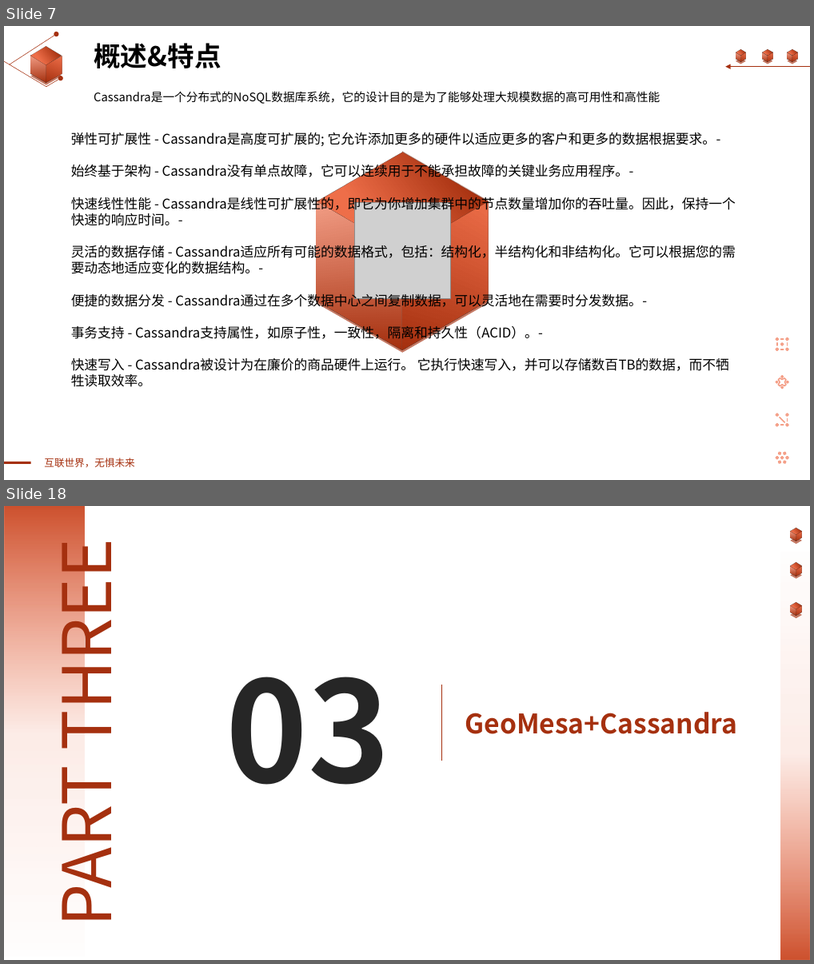
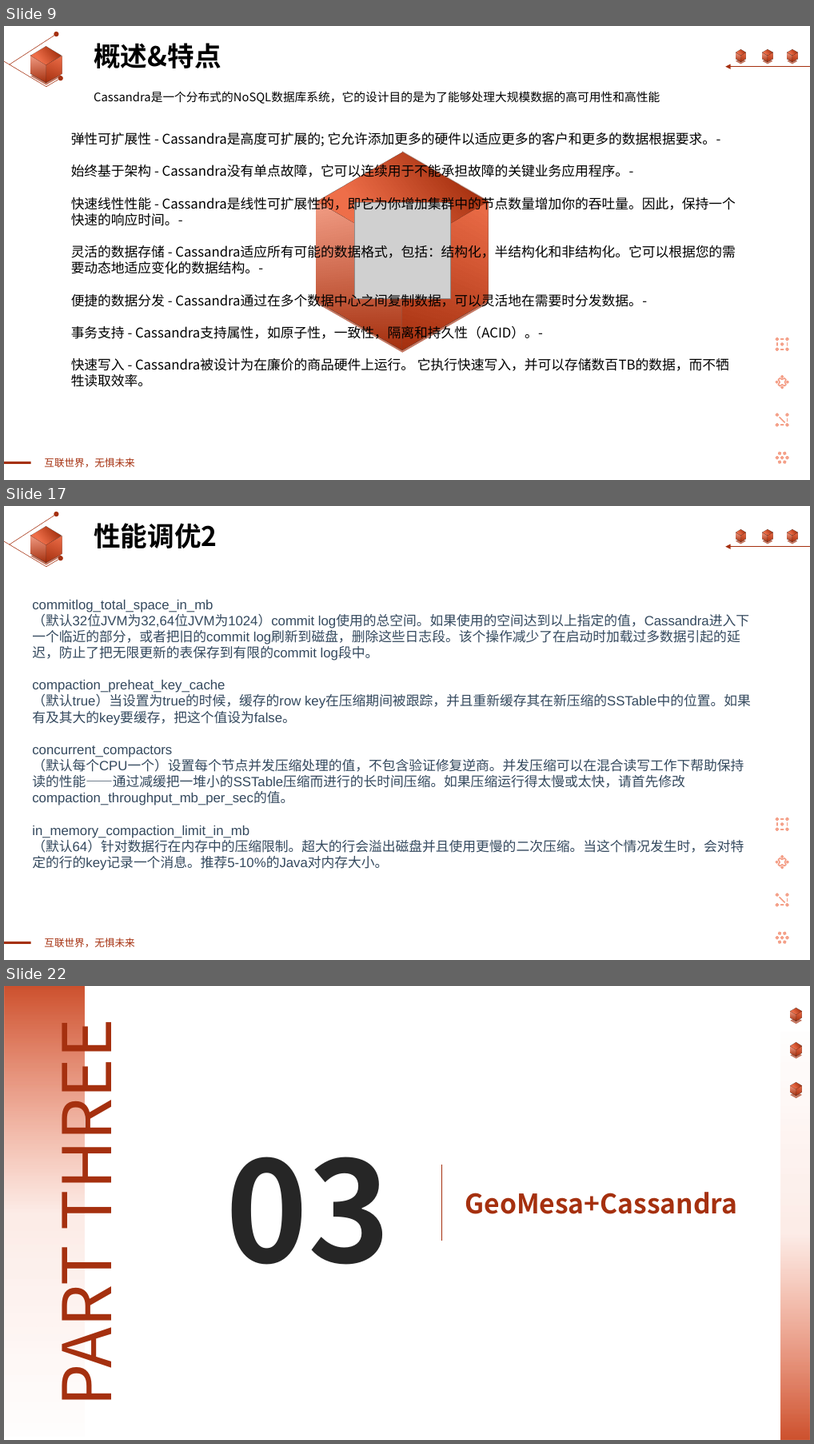
Before and after one commit to linkongluyin/linkongluyin, a slide deck: LearningPPT/1-2302250ZU6.pptx. Shown one above the other, each under a label of ours: slides 7 and 18 before the commit, slides 9, 17 and 22 after it; the slides between them are not shown. The pictures are 814x964 and 814x1444 pixels, drawn with LibreOffice and Linux fonts; fonts in the diff are those of the drawing; grey boxes stand for pictures. Boxes give left, top, right and bottom in pixels: in the first picture for what was removed or moved away, otherwise in the second. Text is boxed around its words. In the diff, an @@ line names an element or a change of style, - is before the commit and + after.

```diff
--- a/LearningPPT/1-2302250ZU6.pptx
+++ b/LearningPPT/1-2302250ZU6.pptx
@@ slide 17 added at [4, 506, 810, 960], background #FFFFFF; not listed: 73 template elements that a slide beside it also shows @@
@@ text added at [94, 523, 217, 548], 32 pt, text #000000, bold @@
+性能调优2
@@ text added at [32, 600, 751, 870], 16 pt, text #34495E @@
+commitlog_total_space_in_mb
+（默认32位JVM为32,64位JVM为1024）commit log使用的总空间。如果使用的空间达到以上指定的值，Cassandra进入下一个临近的部分，或者把旧的commit log刷新到磁盘，删除这些日志段。该个操作减少了在启动时加载过多数据引起的延迟，防止了把无限更新的表保存到有限的commit log段中。
+compaction_preheat_key_cache
+（默认true）当设置为true的时候，缓存的row key在压缩期间被跟踪，并且重新缓存其在新压缩的SSTable中的位置。如果有及其大的key要缓存，把这个值设为false。
+concurrent_compactors
+（默认每个CPU一个）设置每个节点并发压缩处理的值，不包含验证修复逆商。并发压缩可以在混合读写工作下帮助保持读的性能——通过减缓把一堆小的SSTable压缩而进行的长时间压缩。如果压缩运行得太慢或太快，请首先修改compaction_throughput_mb_per_sec的值。
+in_memory_compaction_limit_in_mb
+（默认64）针对数据行在内存中的压缩限制。超大的行会溢出磁盘并且使用更慢的二次压缩。当这个情况发生时，会对特定的行的key记录一个消息。推荐5-10%的Java对内存大小。
@@ what was slide 7 is now slide 9 @@
@@ what was slide 18 is now slide 22 @@
```
Also in this commit, not shown: 2 slides changed, 13 other slides added, 16 slides removed, 23 other files.
